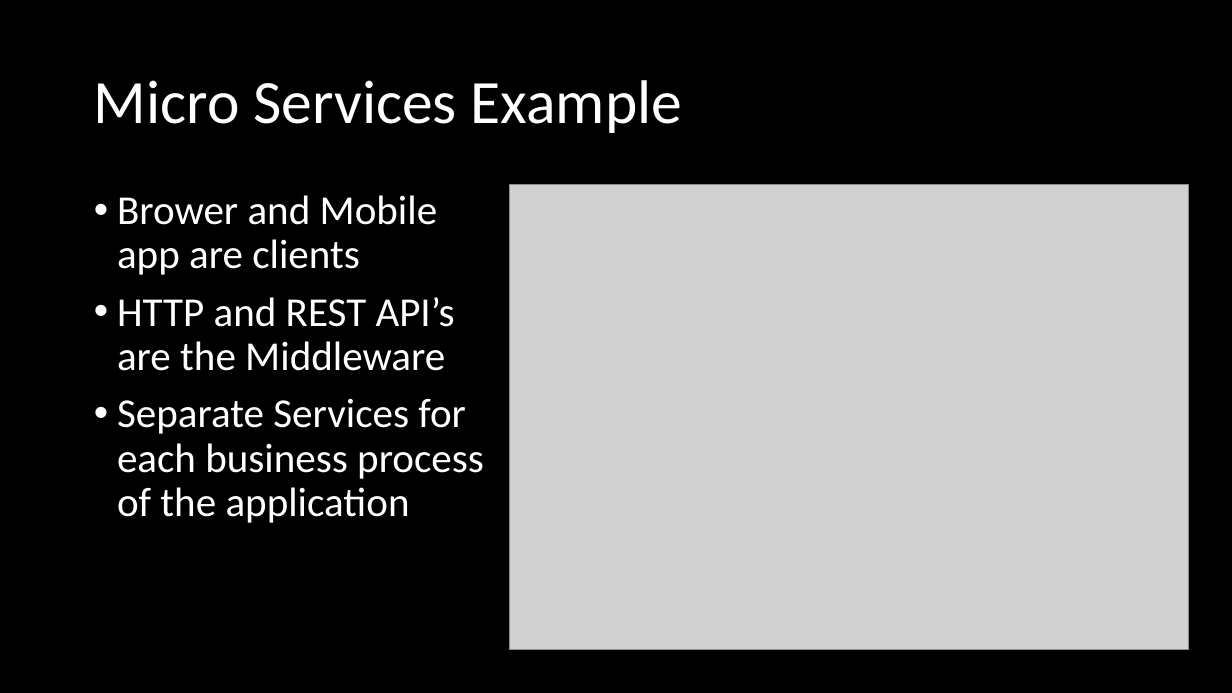
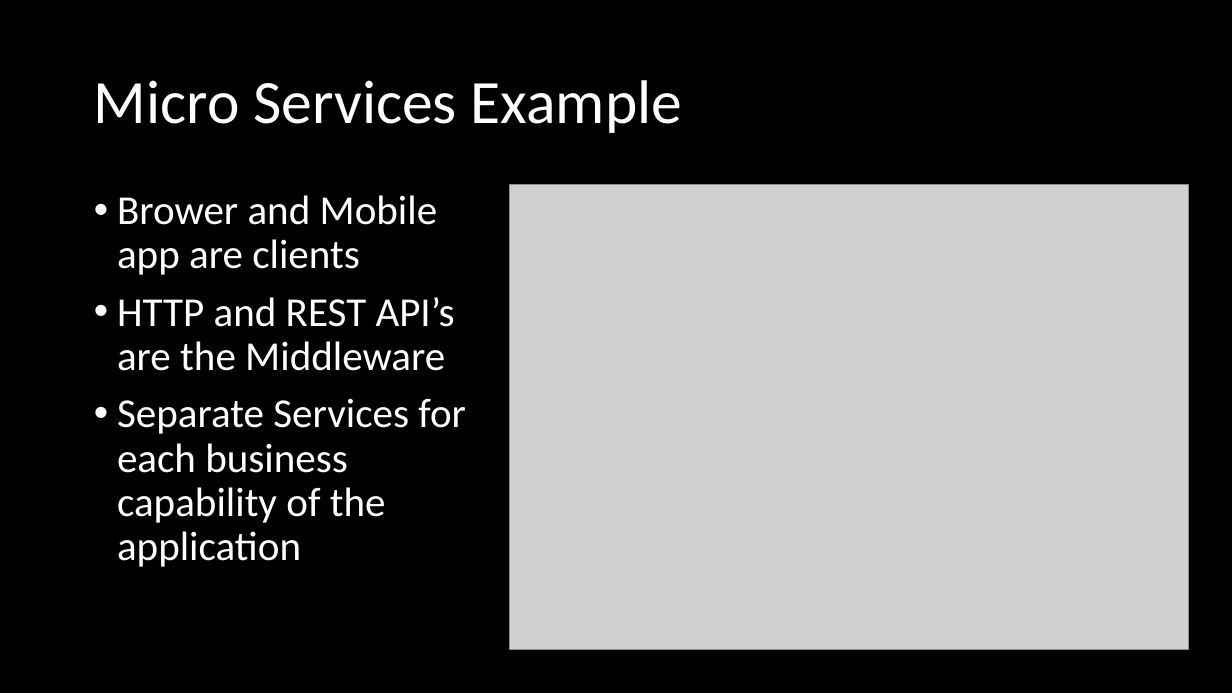
Before and after one commit to orstewar/ist346-content, a slide deck: slide 28 of content/reading-09-services-application-architectures.pptx. Drawn at 1232x693 pixels with LibreOffice and Linux fonts; fonts in the diff are those of the drawing; grey boxes stand for pictures. Boxes give left, top, right and bottom in pixels: in the first picture for what was removed or moved away, otherwise in the second. Text is boxed around its words. In the diff, an @@ line names an element or a change of style, - is before the commit and + after.

```diff
--- a/content/reading-09-services-application-architectures.pptx
+++ b/content/reading-09-services-application-architectures.pptx
@@ text at <box>117,398,466,567</box>: text changed @@
-• Separate Services for each business process of the application
+• Separate Services for each business capability of the application
```
Also in this commit, not shown: 3 other slides changed, 5 other files.
